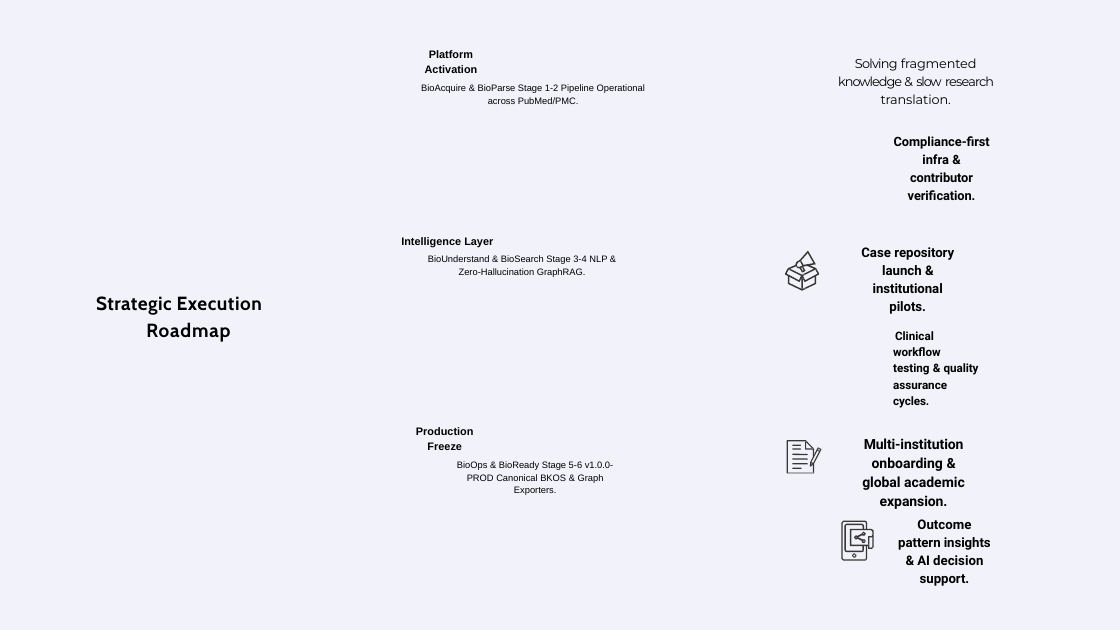
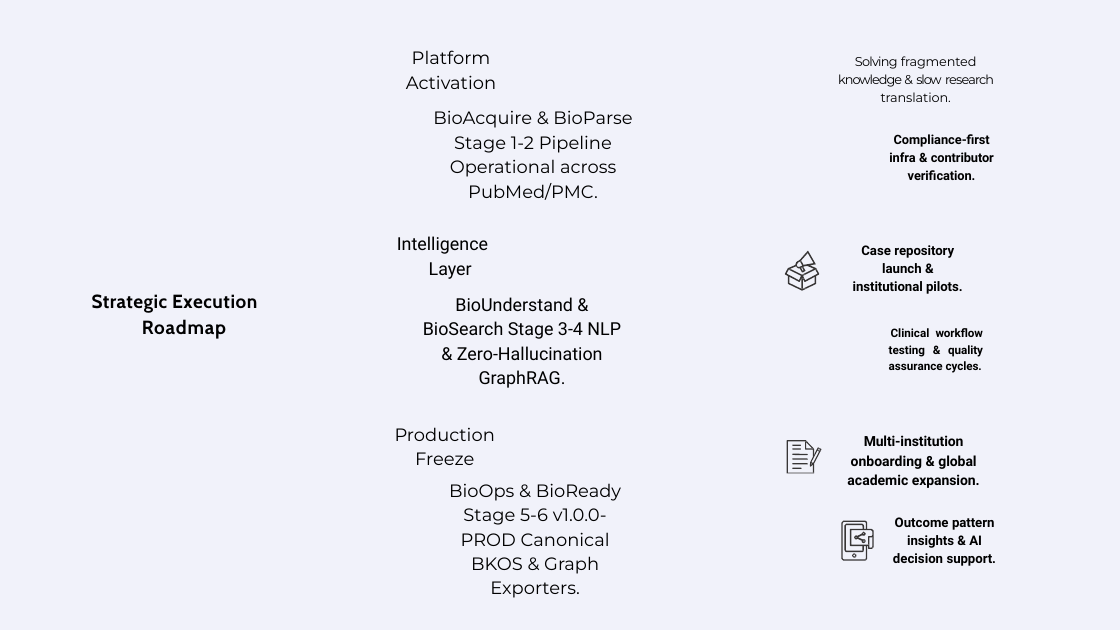
Before and after one commit to StoneSpectre/BIOQUORA, a slide deck: slide 7 of Investors Pitch Deck (Optimized).pptx. Drawn at 1120x630 pixels with LibreOffice and Linux fonts; fonts in the diff are those of the drawing; background and template pictures are left out. Boxes give left, top, right and bottom in pixels: in the first picture for what was removed or moved away, otherwise in the second. Text is boxed around its words. In the diff, an @@ line names an element or a change of style, - is before the commit and + after.

Commit message:
feat: scan original PPT font families (Tahoma, Verdana, Roboto, Lucida Sans Unicode, Arial Black) and apply exact style preserving edit

```diff
--- a/Investors Pitch Deck (Optimized).pptx
+++ b/Investors Pitch Deck (Optimized).pptx
@@ text "Platform Activation" at (x1=406, y1=50, x2=632, y2=200): size 14 to 23 pt, text colour #000000 to none, bold off in "Platform Activation"; font Arial to Montserrat; size 12 to 23 pt in "BioAcquire & BioParse Stage 1-2 Pipeline Operational ..."; less space between paragraphs; more space between paragraphs @@
@@ text "Intelligence Layer" at (x1=397, y1=236, x2=621, y2=360): size 14 to 23 pt, text colour #000000 to none, bold off in "Intelligence Layer"; font Arial to Roboto; size 12 to 23 pt in "BioUnderstand & BioSearch Stage 3-4 NLP & ..."; less space between paragraphs; more space between paragraphs @@
@@ text "Production Freeze" at (x1=395, y1=427, x2=621, y2=598): size 14 to 23 pt, text colour #000000 to none, bold off in "Production Freeze"; font Arial to Montserrat; size 12 to 23 pt in "BioOps & BioReady Stage 5-6 v1.0.0-PROD Canonical ..."; less space between paragraphs; more space between paragraphs @@
@@ 6 texts moved together from (x1=96, y1=136, x2=991, y2=586) to (x1=92, y1=134, x2=997, y2=566) @@
```
Also in this commit, not shown: 7 other slides changed, 2 other files.
